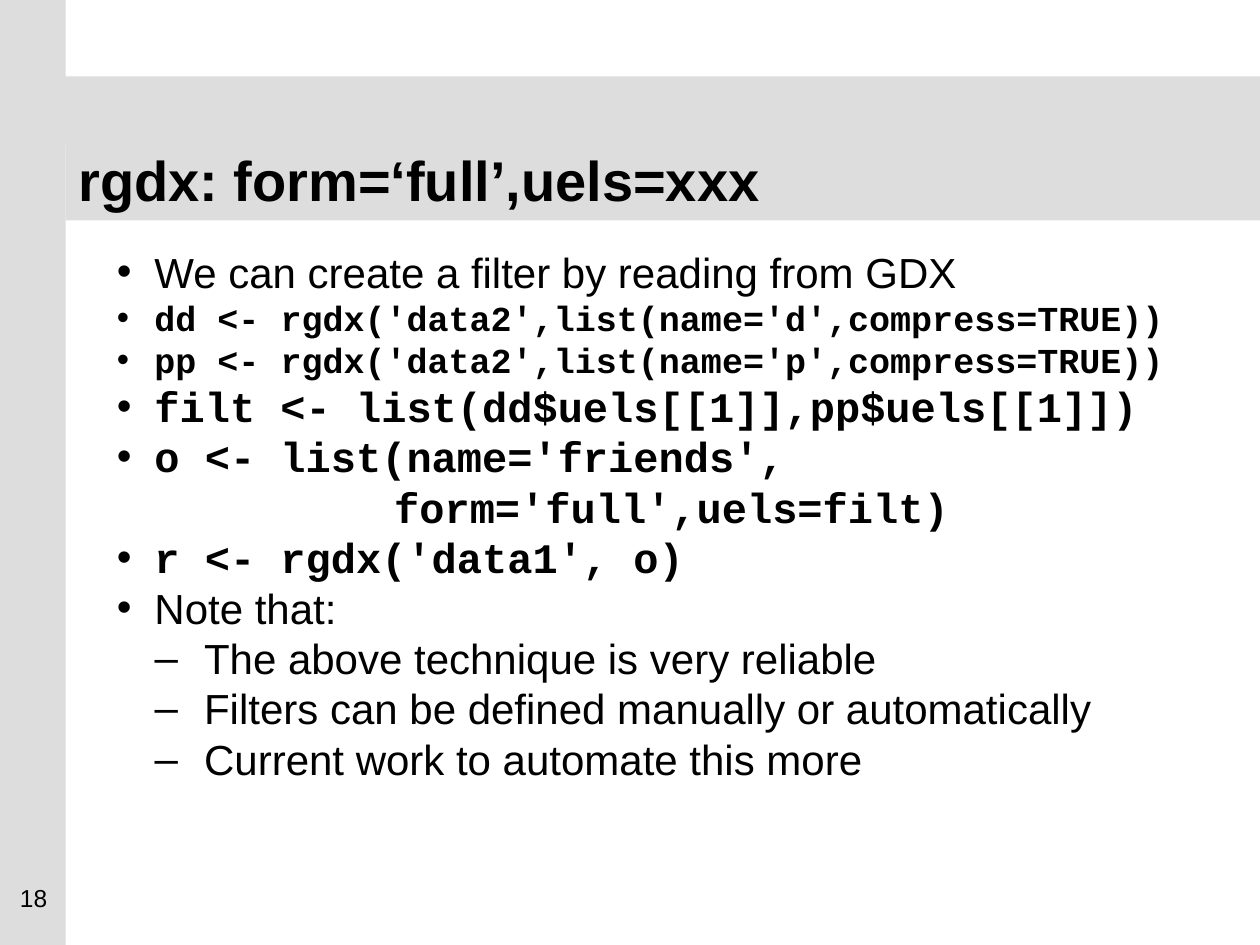
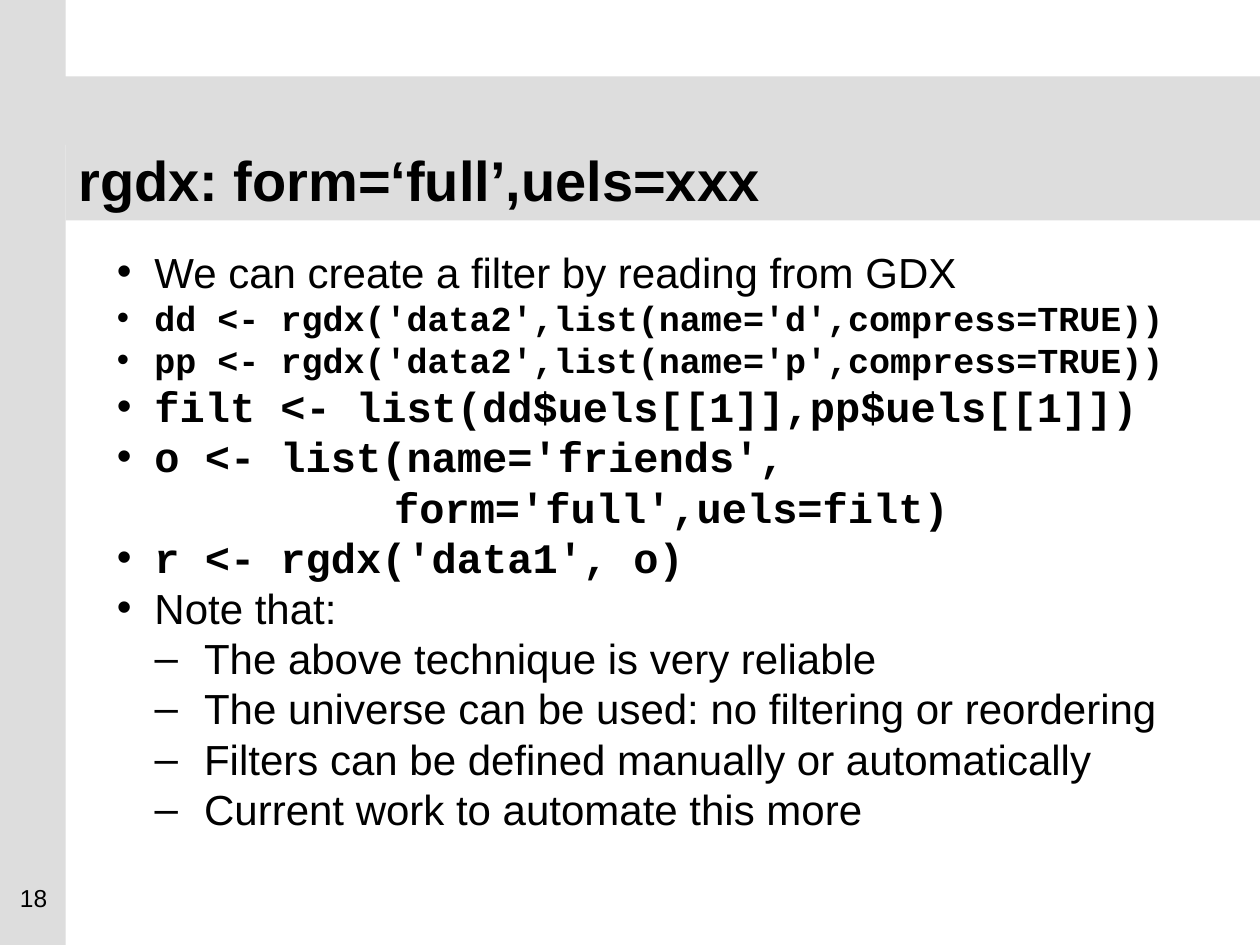
Before and after one commit to GAMS-dev/gdxrrw, a slide deck: slide 18 of sandbox/ISMP_Berlin_2012_GDXRRW.pptx. Drawn at 1260x945 pixels with LibreOffice and Linux fonts; fonts in the diff are those of the drawing; background and template pictures are left out. Boxes give left, top, right and bottom in pixels: in the first picture for what was removed or moved away, otherwise in the second. Text is boxed around its words. In the diff, an @@ line names an element or a change of style, - is before the commit and + after.

```diff
--- a/sandbox/ISMP_Berlin_2012_GDXRRW.pptx
+++ b/sandbox/ISMP_Berlin_2012_GDXRRW.pptx
@@ text at (204, 693, 1156, 733): paragraph added @@
+  – The universe can be used: no filtering or reordering
```
Also in this commit, not shown: 8 other slides changed, 1 slide added, 11 slides removed.
